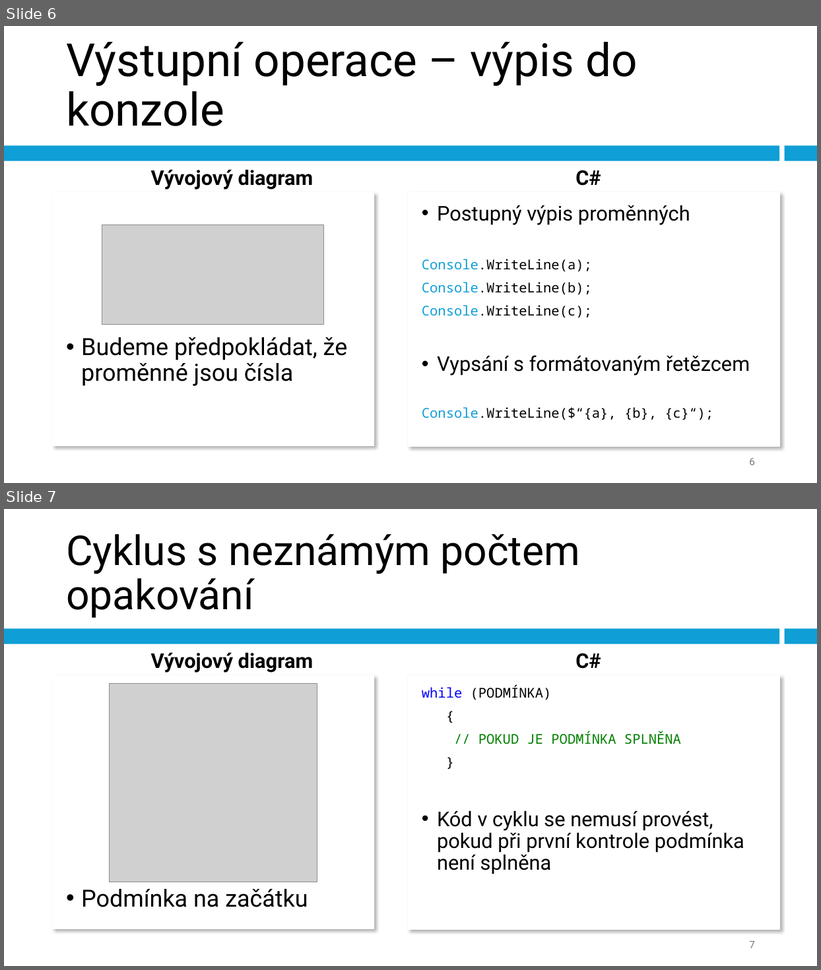
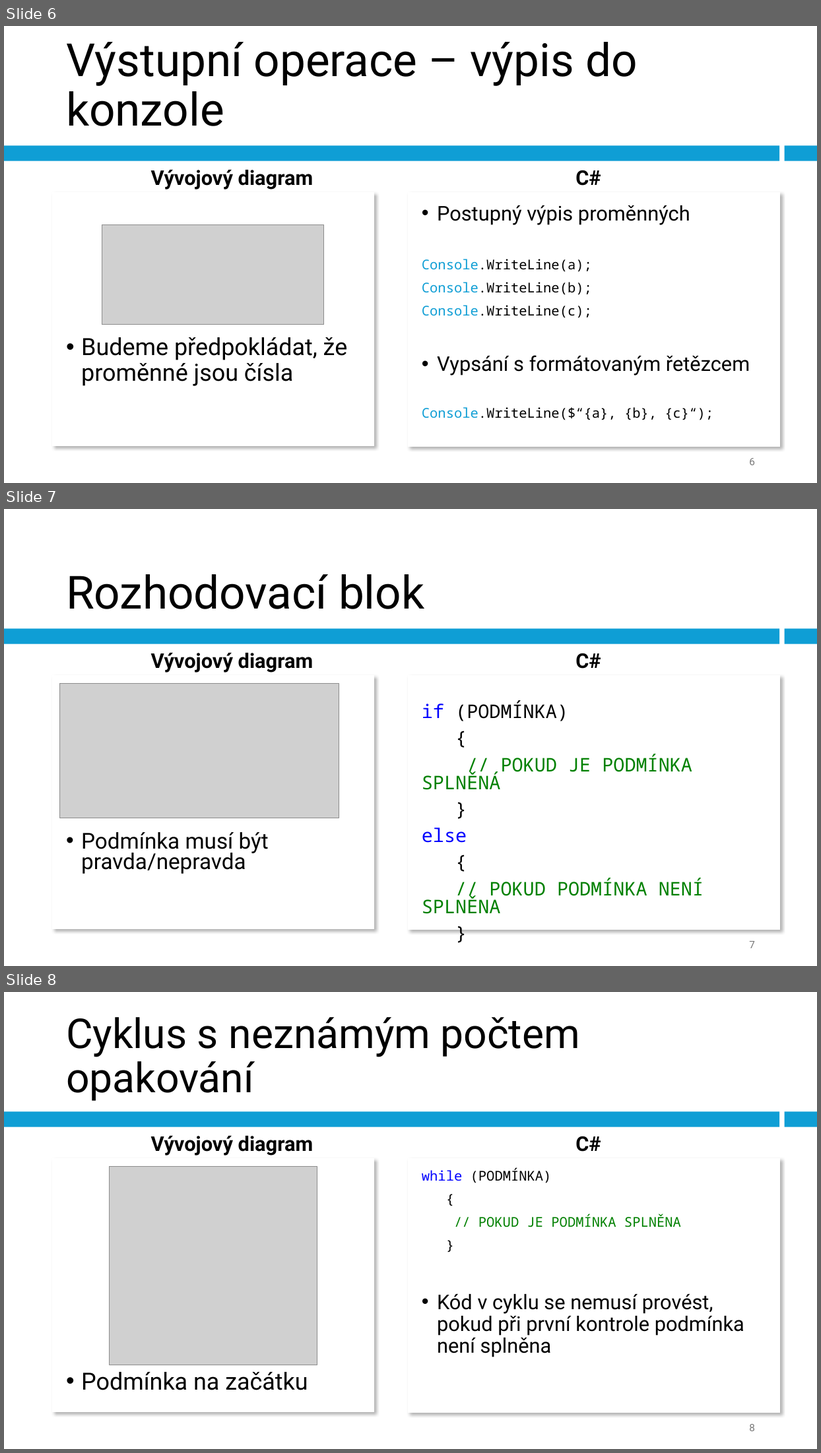
Before and after one commit to dawissl/hradebni, a slide deck: Prezentace/1. ročník/PGM_04_programove_konstrukce.pptx. Shown one above the other, each under a label of ours: slides 6 and 7 before the commit, slides 6, 7 and 8 after it. The pictures are 821x970 and 821x1453 pixels, drawn with LibreOffice and Linux fonts; fonts in the diff are those of the drawing; grey boxes stand for pictures. Boxes give left, top, right and bottom in pixels: in the first picture for what was removed or moved away, otherwise in the second. Text is boxed around its words. In the diff, an @@ line names an element or a change of style, - is before the commit and + after.

Commit message:
add missing if-else slide

```diff
--- a/Prezentace/1. ročník/PGM_04_programove_konstrukce.pptx
+++ b/Prezentace/1. ročník/PGM_04_programove_konstrukce.pptx
@@ slide 7 added at [4,509,817,966], background #FFFFFF @@
@@ title added at [66,574,424,609], 54 pt, text #000000 @@
+Rozhodovací blok
@@ rectangle added at [4,628,780,644], fill #0F9ED5 @@
@@ rectangle added at [785,628,817,644], fill #0F9ED5 @@
@@ text added at [151,653,314,673], 24 pt, text #000000, bold @@
+Vývojový diagram
@@ text added at [576,653,601,669], 24 pt, text #000000, bold @@
+C#
@@ rectangle added at [53,676,374,929], fill #FFFFFF, outline #FFFFFF 1.5 pt @@
@@ picture added at [60,684,339,819] @@
@@ rectangle added at [409,676,780,929], fill #FFFFFF, outline #FFFFFF 1.5 pt @@
@@ text added at [422,700,704,914], 22.2 pt, text #008000 @@
+if (PODMÍNKA)
+{
+// POKUD JE PODMÍNKA SPLNĚNÁ
+}
+else
+{
+// POKUD PODMÍNKA NENÍ SPLNĚNA
+}
@@ text added at [81,832,269,874], 25.9 pt, text #000000 @@
+• Podmínka musí být pravda/nepravda
@@ page number added at [749,941,755,949], 12 pt, text #797979 @@
+7
@@ what was slide 7 is now slide 8 @@
@@ page number at [749,1424,755,1432]: text changed @@
-7
+8
```
